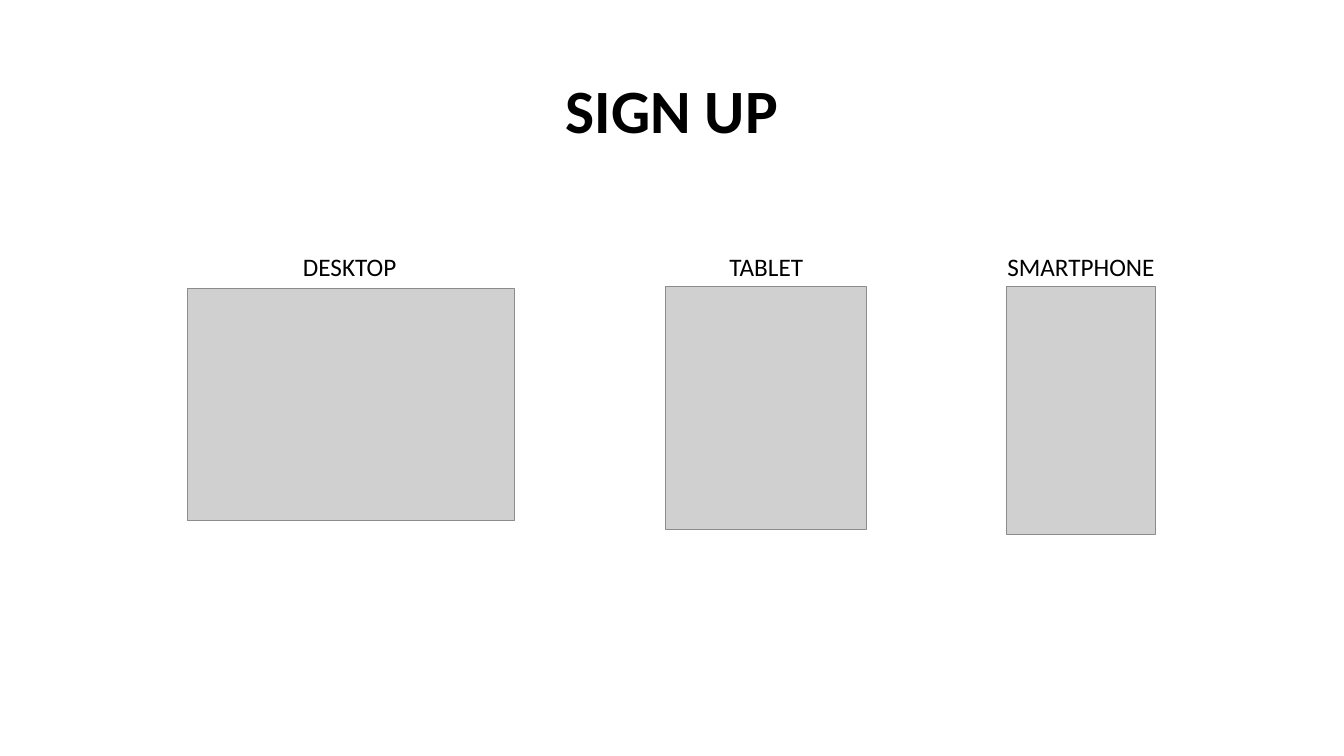
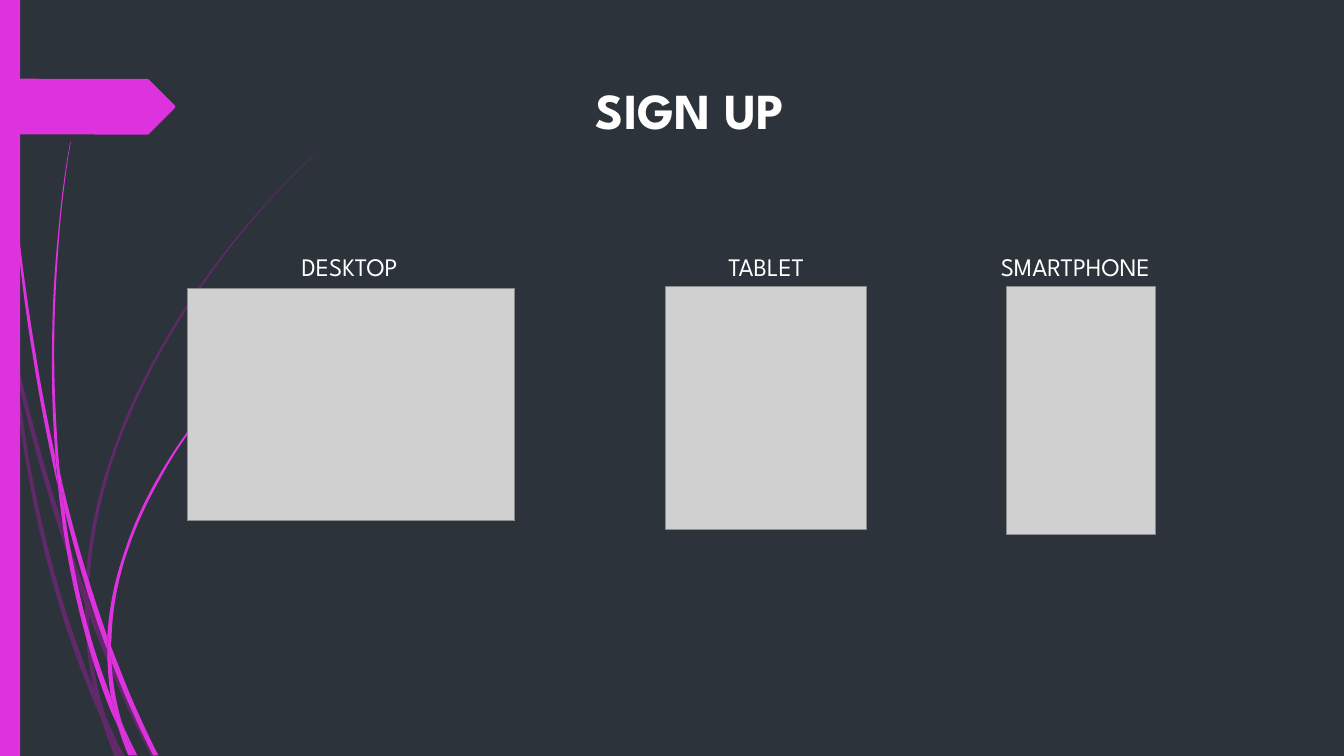
Before and after one commit to abcereno/miniproject1, a slide deck: slide 14 of MINI PROJECT 1 final.pptx (slide 13 before the commit). Drawn at 1344x756 pixels with LibreOffice and Linux fonts; fonts in the diff are those of the drawing; grey boxes stand for pictures; background and template pictures are left out. Boxes give left, top, right and bottom in pixels: in the first picture for what was removed or moved away, otherwise in the second. Text is boxed around its words. In the diff, an @@ line names an element or a change of style, - is before the commit and + after.

```diff
--- a/MINI PROJECT 1 final.pptx
+++ b/MINI PROJECT 1 final.pptx
@@ background #FFFFFF to #2C333A @@
@@ rectangle added at [0,0,20,756], fill #DE32DE @@
@@ freeform shape added at [0,79,175,134], fill #DE32DE @@
@@ title "SIGN UP": place and size @@
-title "SIGN UP" at [566,92,778,134]
+title "SIGN UP" at [596,95,784,130]
@@ title "SIGN UP" at [596,95,784,130]: size 44 to 36 pt, font Calibri to League Spartan, text colour #000000 to #FFFFFF; line spacing 0.9 to 1; vertical alignment middle to top @@
@@ font Calibri to League Spartan, text colour #000000 to #FFFFFF in 3 elements at [302,259,398,277], [728,259,804,276], [1001,259,1150,277] @@
@@ group added at [0,154,315,756]: 10 freeform shapes @@
@@ group added at [3,0,262,756]: 12 freeform shapes @@
```
Also in this commit, not shown: 17 other slides changed, 3 slides added, 2 slides removed, 4 other files.
